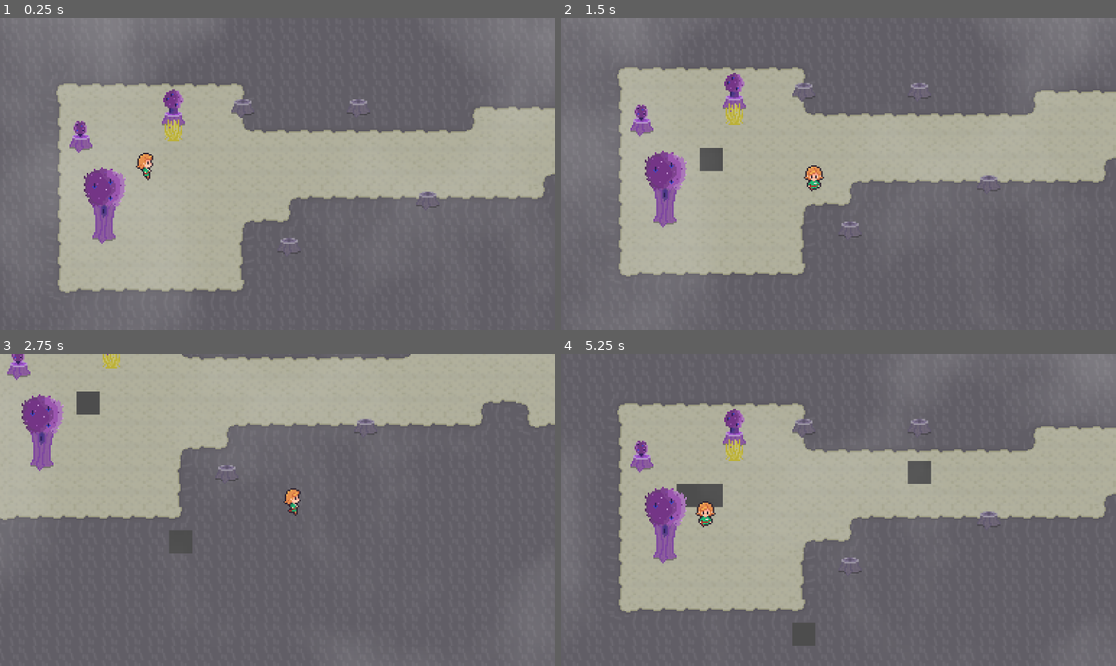
Above: before the commit, frames 1-4 (two rows, left to right).
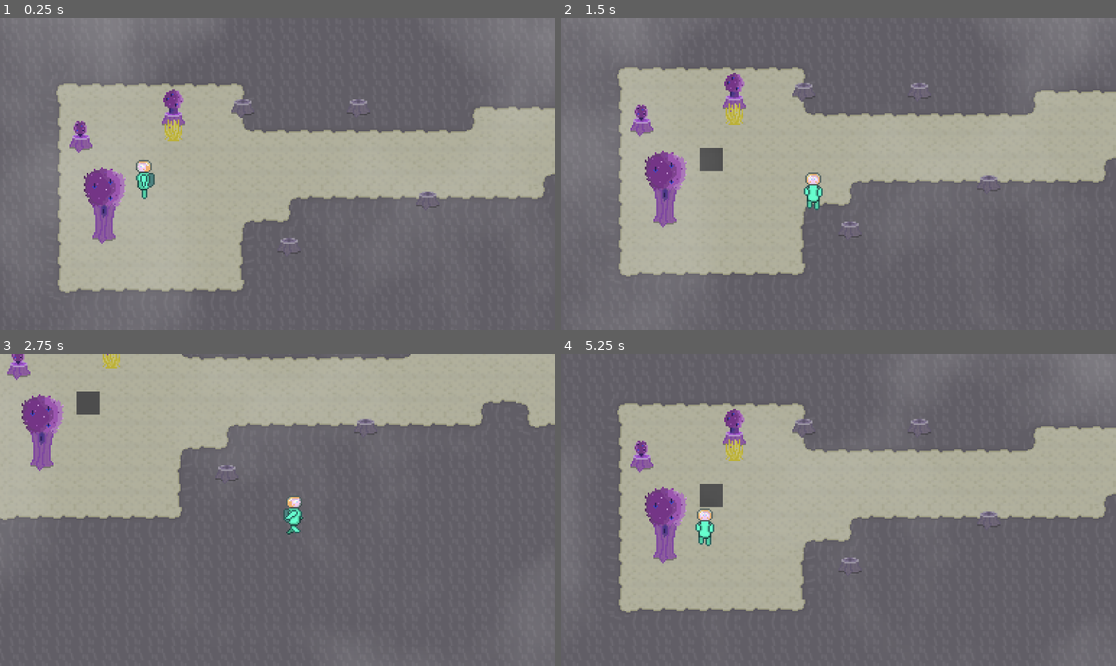
Above: after the commit, the same moments.

Repository: sstrac/verdant
Game: Godot game, scene res://scenes/level/level.tscn
Two runs of this game, one before a commit and one after it. Both use one fixed random seed, a clock stepped at 60 frames per second and the inputs below.
Inputs (mouse positions are in pixels of both pictures, inside the frame that each line leads up to):
- Up to frame 1 (0.25 s): no input
- Up to frame 2 (1.5 s): move the mouse to (960, 158) at 0.52 s; press the mouse at (960, 158) at 0.53 s; hold D (right) 0.53-1.28 s; move the mouse to (727, 189) at 1.27 s; release the mouse at (727, 189) at 1.28 s; hold Down (down) from 1.28 s (still down); tap E at 1.35 s
- Up to frame 3 (2.75 s): move the mouse to (333, 441) at 2.02 s; release Down (down) at 2.03 s; press the mouse at (333, 441) at 2.03 s; hold D (right) from 2.03 s (still down)
- Up to frame 4 (5.25 s): move the mouse to (810, 572) at 2.77 s; release D (right) at 2.78 s; release the mouse at (810, 572) at 2.78 s; hold Up (ui_up) 2.78-3.53 s; tap E at 2.85, 4.35 s; move the mouse to (1005, 556) at 3.52 s; press the mouse at (1005, 556) at 3.53 s; hold Left (left) 3.53-5.03 s; move the mouse to (672, 463) at 4.27 s; release the mouse at (672, 463) at 4.28 s; move the mouse to (866, 510) at 5.02 s; press the mouse at (866, 510) at 5.03 s; hold Down (down) from 5.03 s (still down)

The runs differ from the first frame. In frame 1, 0.4% of the frame differs, in the area x 24-28%, y 43-59%; in frame 2, 0.4%; in frame 3, 0.7%; in frame 4, 1.3%, in the area x 20-67%, y 34-94%.

Commit message:
New Sprite and animations for character

Diff:
--- /dev/null
+++ b/assets/spriteframes/characterSprite.tres
@@ -0,0 +1,74 @@
+[gd_resource type="SpriteFrames" load_steps=11 format=3 uid="uid://dnmjuogle8gws"]
+
+[ext_resource type="Texture2D" uid="uid://dthvantorq1el" path="res://assets/textures/characterSprite.png" id="1_psydh"]
+
+[sub_resource type="AtlasTexture" id="AtlasTexture_fregf"]
+atlas = ExtResource("1_psydh")
+region = Rect2(0, 0, 16, 32)
+
+[sub_resource type="AtlasTexture" id="AtlasTexture_qhlfs"]
+atlas = ExtResource("1_psydh")
+region = Rect2(16, 0, 16, 32)
+
+[sub_resource type="AtlasTexture" id="AtlasTexture_a8364"]
+atlas = ExtResource("1_psydh")
+region = Rect2(32, 0, 16, 32)
+
+[sub_resource type="AtlasTexture" id="AtlasTexture_yxxvd"]
+atlas = ExtResource("1_psydh")
+region = Rect2(48, 0, 16, 32)
+
+[sub_resource type="AtlasTexture" id="AtlasTexture_2la6r"]
+atlas = ExtResource("1_psydh")
+region = Rect2(80, 0, 16, 32)
+
+[sub_resource type="AtlasTexture" id="AtlasTexture_w3inb"]
+atlas = ExtResource("1_psydh")
+region = Rect2(96, 0, 16, 32)
+
+[sub_resource type="AtlasTexture" id="AtlasTexture_beadc"]
+atlas = ExtResource("1_psydh")
+region = Rect2(64, 0, 16, 32)
+
+[sub_resource type="AtlasTexture" id="AtlasTexture_tjxjj"]
+atlas = ExtResource("1_psydh")
+region = Rect2(112, 0, 16, 32)
+
+[sub_resource type="AtlasTexture" id="AtlasTexture_niqfa"]
+atlas = ExtResource("1_psydh")
+region = Rect2(128, 0, 16, 32)
+
+[resource]
+animations = [{
+"frames": [{
+"duration": 1.0,
+"texture": SubResource("AtlasTexture_fregf")
+}, {
+"duration": 1.0,
+"texture": SubResource("AtlasTexture_qhlfs")
+}, {
+"duration": 1.0,
+"texture": SubResource("AtlasTexture_a8364")
+}, {
+"duration": 1.0,
+"texture": SubResource("AtlasTexture_yxxvd")
+}, {
+"duration": 1.0,
+"texture": SubResource("AtlasTexture_2la6r")
+}, {
+"duration": 1.0,
+"texture": SubResource("AtlasTexture_w3inb")
+}, {
+"duration": 1.0,
+"texture": SubResource("AtlasTexture_beadc")
+}, {
+"duration": 1.0,
+"texture": SubResource("AtlasTexture_tjxjj")
+}, {
+"duration": 1.0,
+"texture": SubResource("AtlasTexture_niqfa")
+}],
+"loop": true,
+"name": &"default",
+"speed": 5.0
+}]
--- a/player.tscn
+++ b/player.tscn
@@ -1,7 +1,7 @@
 [gd_scene load_steps=24 format=3 uid="uid://cmrnqmwon6ybf"]
 
 [ext_resource type="Script" path="res://scenes/level/player.gd" id="1_3tpou"]
-[ext_resource type="Texture2D" uid="uid://b621a5s1lysu7" path="res://assets/textures/main_character_spritesheet.png" id="2_fehc1"]
+[ext_resource type="Texture2D" uid="uid://dthvantorq1el" path="res://assets/textures/characterSprite.png" id="2_t53cn"]
 [ext_resource type="AnimationNodeBlendSpace2D" uid="uid://dvtrd5ydfe7vv" path="res://assets/animations/player_walk_blend.tres" id="3_fspav"]
 
 [sub_resource type="RectangleShape2D" id="RectangleShape2D_667in"]
@@ -16,14 +16,14 @@
 tracks/0/interp = 1
 tracks/0/loop_wrap = true
 tracks/0/keys = {
-"times": PackedFloat32Array(0),
-"transitions": PackedFloat32Array(1),
-"update": 1,
-"values": [0]
-}
-tracks/1/type = "value"
-tracks/1/imported = false
-tracks/1/enabled = true
+"times": PackedFloat32Array(0, 0.6),
+"transitions": PackedFloat32Array(1, 1),
+"update": 1,
+"values": [1, 2]
+}
+tracks/1/type = "value"
+tracks/1/imported = false
+tracks/1/enabled = false
 tracks/1/path = NodePath("Sprite2D:flip_h")
 tracks/1/interp = 1
 tracks/1/loop_wrap = true
@@ -47,7 +47,7 @@
 "times": PackedFloat32Array(0),
 "transitions": PackedFloat32Array(1),
 "update": 1,
-"values": [8]
+"values": [3]
 }
 
 [sub_resource type="Animation" id="Animation_ndmfa"]
@@ -64,6 +64,18 @@
 "update": 1,
 "values": [0]
 }
+tracks/1/type = "value"
+tracks/1/imported = false
+tracks/1/enabled = true
+tracks/1/path = NodePath("Sprite2D:flip_h")
+tracks/1/interp = 1
+tracks/1/loop_wrap = true
+tracks/1/keys = {
+"times": PackedFloat32Array(0.0666667),
+"transitions": PackedFloat32Array(1),
+"update": 1,
+"values": [true]
+}
 
 [sub_resource type="Animation" id="Animation_fo2fh"]
 resource_name = "still_right"
@@ -81,15 +93,15 @@
 }
 tracks/1/type = "value"
 tracks/1/imported = false
-tracks/1/enabled = true
-tracks/1/path = NodePath("Sprite2D:flip_h")
-tracks/1/interp = 1
-tracks/1/loop_wrap = true
-tracks/1/keys = {
-"times": PackedFloat32Array(0),
-"transitions": PackedFloat32Array(1),
-"update": 1,
-"values": [true]
+tracks/1/enabled = false
+tracks/1/path = NodePath("Sprite2D:flip_h")
+tracks/1/interp = 1
+tracks/1/loop_wrap = true
+tracks/1/keys = {
+"times": PackedFloat32Array(0),
+"transitions": PackedFloat32Array(1),
+"update": 1,
+"values": [false]
 }
 
 [sub_resource type="Animation" id="Animation_si8m1"]
@@ -104,7 +116,7 @@
 "times": PackedFloat32Array(0),
 "transitions": PackedFloat32Array(1),
 "update": 1,
-"values": [2]
+"values": [4]
 }
 
 [sub_resource type="Animation" id="Animation_csyor"]
@@ -121,7 +133,7 @@
 "times": PackedFloat32Array(0, 0.2),
 "transitions": PackedFloat32Array(1, 1),
 "update": 1,
-"values": [6, 8]
+"values": [6, 5]
 }
 
 [sub_resource type="Animation" id="Animation_pc3ij"]
@@ -138,7 +150,7 @@
 "times": PackedFloat32Array(0, 0.166667),
 "transitions": PackedFloat32Array(1, 1),
 "update": 1,
-"values": [0, 4]
+"values": [1, 2]
 }
 tracks/1/type = "value"
 tracks/1/imported = false
@@ -150,7 +162,7 @@
 "times": PackedFloat32Array(0, 0.166667),
 "transitions": PackedFloat32Array(1, 1),
 "update": 1,
-"values": [false, true]
+"values": [true, true]
 }
 
 [sub_resource type="Animation" id="Animation_j16us"]
@@ -167,11 +179,11 @@
 "times": PackedFloat32Array(0, 0.166667),
 "transitions": PackedFloat32Array(1, 1),
 "update": 1,
-"values": [0, 4]
-}
-tracks/1/type = "value"
-tracks/1/imported = false
-tracks/1/enabled = true
+"values": [1, 2]
+}
+tracks/1/type = "value"
+tracks/1/imported = false
+tracks/1/enabled = false
 tracks/1/path = NodePath("Sprite2D:flip_h")
 tracks/1/interp = 1
 tracks/1/loop_wrap = true
@@ -179,7 +191,7 @@
 "times": PackedFloat32Array(0, 0.166667),
 "transitions": PackedFloat32Array(1, 1),
 "update": 1,
-"values": [true, false]
+"values": [false, false]
 }
 
 [sub_resource type="Animation" id="Animation_gr0wj"]
@@ -193,14 +205,14 @@
 tracks/0/interp = 1
 tracks/0/loop_wrap = true
 tracks/0/keys = {
-"times": PackedFloat32Array(0),
-"transitions": PackedFloat32Array(1),
-"update": 1,
-"values": [2]
-}
-tracks/1/type = "value"
-tracks/1/imported = false
-tracks/1/enabled = true
+"times": PackedFloat32Array(0, 0.233333),
+"transitions": PackedFloat32Array(1, 1),
+"update": 1,
+"values": [7, 8]
+}
+tracks/1/type = "value"
+tracks/1/imported = false
+tracks/1/enabled = false
 tracks/1/path = NodePath("Sprite2D:flip_h")
 tracks/1/interp = 1
 tracks/1/loop_wrap = true
@@ -270,9 +282,11 @@
 
 [node name="Sprite2D" type="Sprite2D" parent="."]
 position = Vector2(-8, -15)
-texture = ExtResource("2_fehc1")
+texture = ExtResource("2_t53cn")
 centered = false
+flip_h = true
 hframes = 9
+frame = 1
 
 [node name="CollisionShape2D" type="CollisionShape2D" parent="."]
 position = Vector2(-0.5, -0.5)
@@ -289,4 +303,4 @@
 parameters/conditions/still = false
 parameters/conditions/walk = false
 parameters/still/blend_position = Vector2(-0.00317967, 1.11656)
-parameters/walk/blend_position = Vector2(0, 0)
+parameters/walk/blend_position = Vector2(-0.855326, -0.606383)
--- a/scenes/level/player.gd
+++ b/scenes/level/player.gd
@@ -1,8 +1,8 @@
 extends CharacterBody2D
 
 
-const SPEED = 100
-
+const ORTHOGONAL_SPEED = 100
+const DIAGONAL_SPEED = 75
 
 @onready var animation_tree = get_node("AnimationTree")
 
@@ -11,10 +11,14 @@
 
 func _physics_process(delta: float) -> void:
 	var direction = Input.get_vector("left", "right", "up", "down")
-	velocity = direction.sign() * SPEED
+	var speed = ORTHOGONAL_SPEED
 
-	var norm_velocity = velocity.normalized()
-	last_velocity = norm_velocity if velocity else last_velocity
+	if velocity.x != 0 and velocity.y != 0 :
+		speed = DIAGONAL_SPEED
+	velocity = direction.sign() * speed
+
+	last_velocity = velocity if velocity else last_velocity
+
 
 	animation_tree.set('parameters/walk/blend_position', last_velocity)
 	animation_tree.set('parameters/still/blend_position', last_velocity)
Binary file added: assets/textures/characterSprite.png
Not shown, added: assets/textures/characterSprite.png.import
